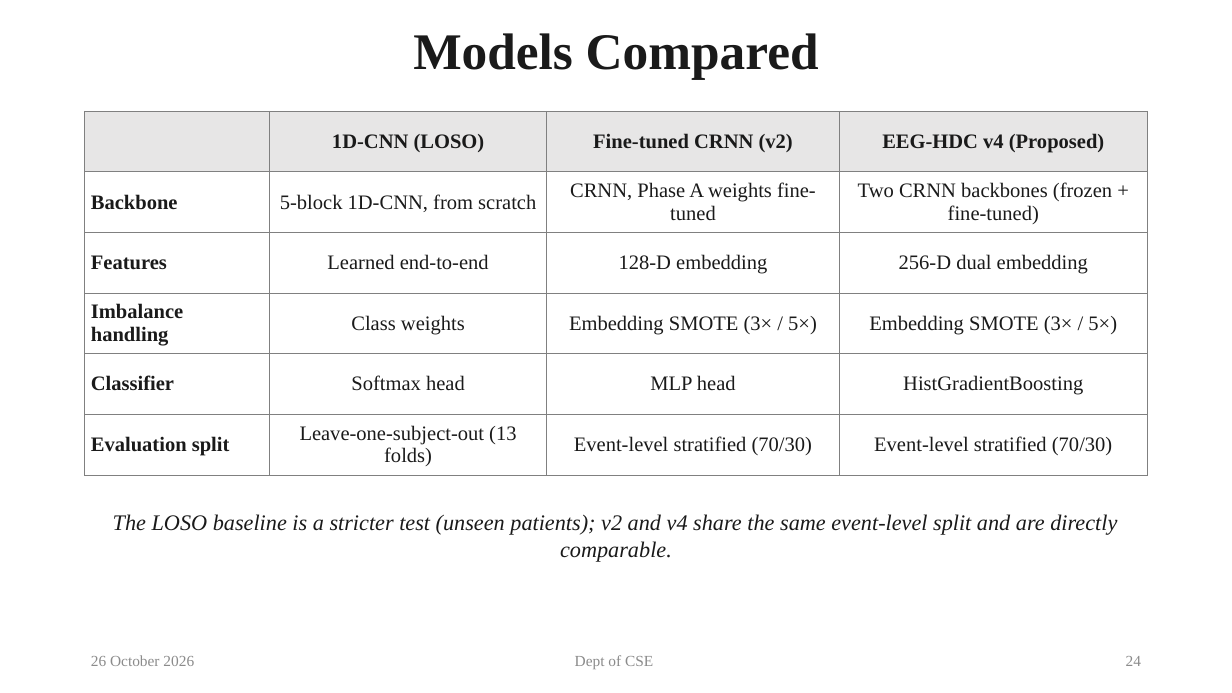
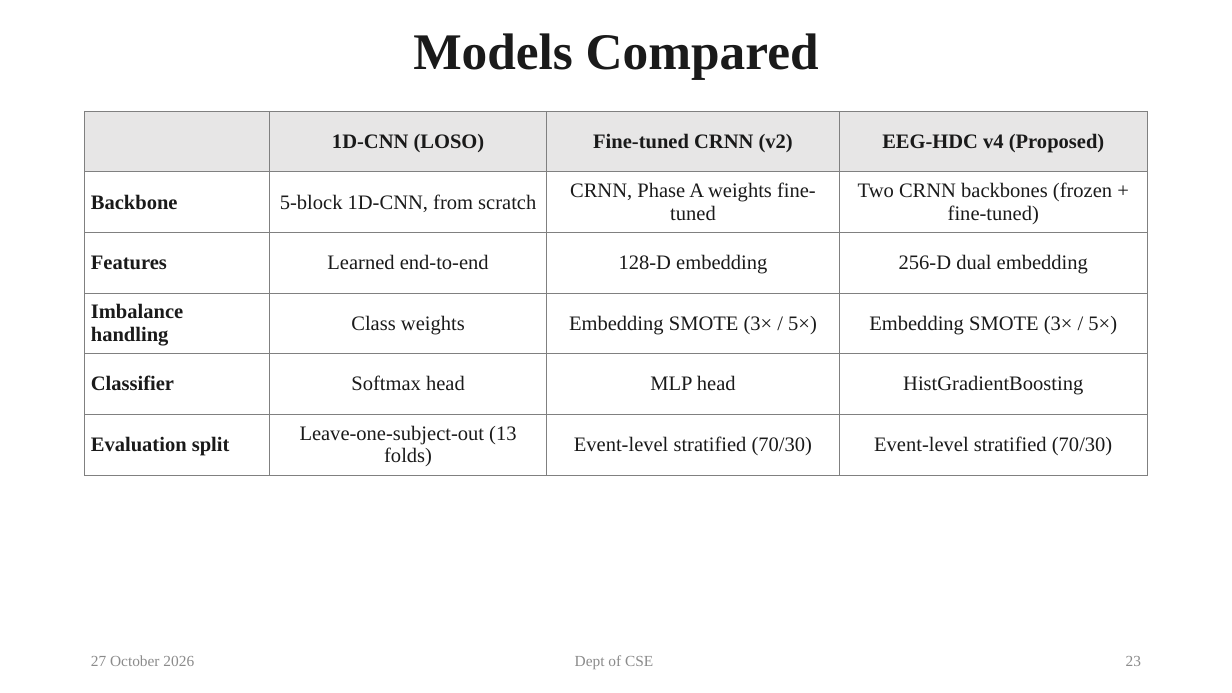
Before and after one commit to Adithya-1489181/eeg_hdc, a slide deck: slide 23 of presentation/EEG-HDC Final Presentation.pptx (slide 24 before the commit). Drawn at 1232x693 pixels with LibreOffice and Linux fonts; fonts in the diff are those of the drawing. Boxes give left, top, right and bottom in pixels: in the first picture for what was removed or moved away, otherwise in the second. Text is boxed around its words. In the diff, an @@ line names an element or a change of style, - is before the commit and + after.

```diff
--- a/presentation/EEG-HDC Final Presentation.pptx
+++ b/presentation/EEG-HDC Final Presentation.pptx
@@ text removed at [113,514,1117,562] @@
-The LOSO baseline is a stricter test (unseen patients); v2 and v4 share the same event-level split and are directly comparable.
@@ text at [91,655,194,666]: text changed @@
-26 October 2026
+27 October 2026
@@ page number at [1126,656,1141,666]: text changed @@
-24
+23
```
Also in this commit, not shown: 38 other slides changed, 1 slide removed, 2 other files.
